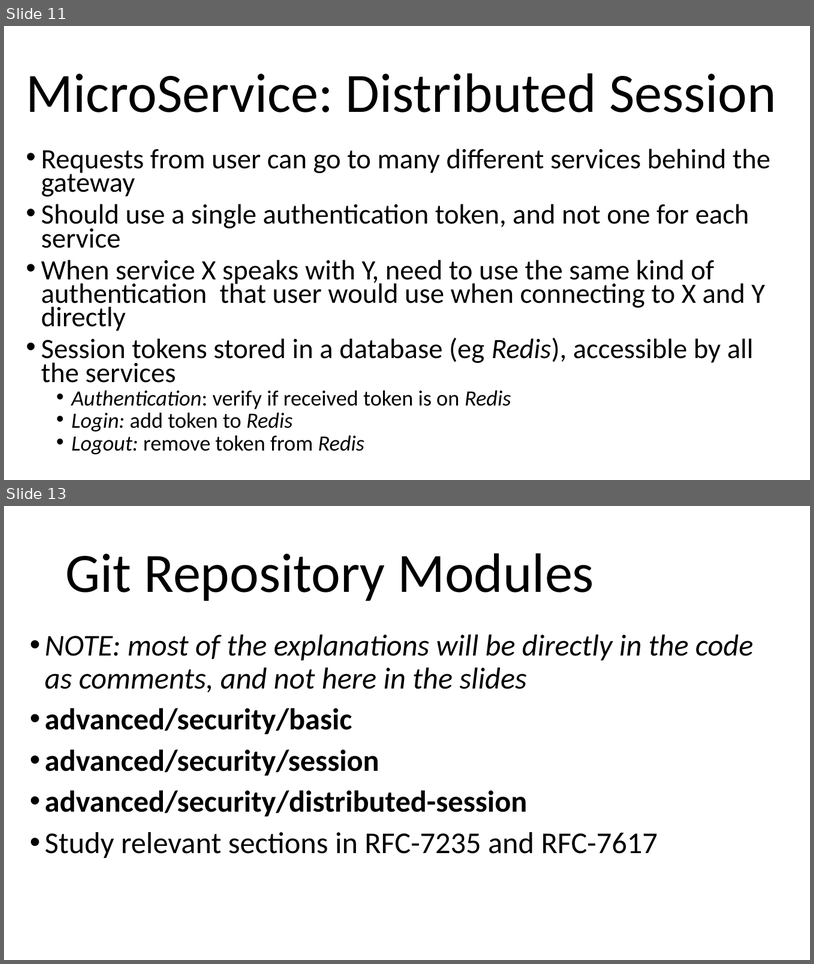
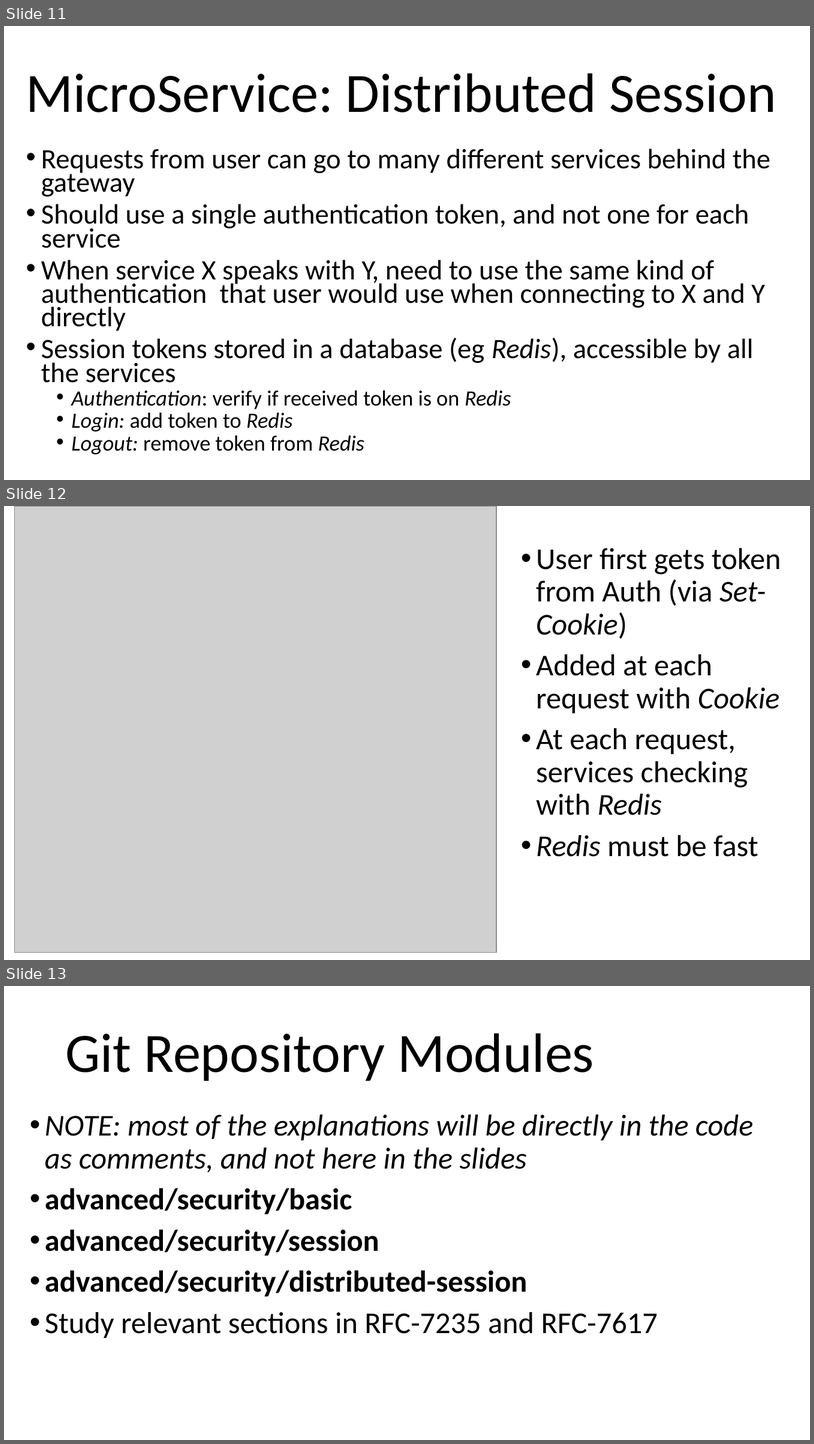
Before and after one commit to arcuri82/testing_security_development_enterprise_systems, a slide deck: doc/advanced/slides/lesson_11.pptx. Shown one above the other, each under a label of ours: slides 11 and 13 before the commit, slides 11, 12 and 13 after it; the slides between them are not shown. The pictures are 814x964 and 814x1444 pixels, drawn with LibreOffice and Linux fonts; fonts in the diff are those of the drawing; grey boxes stand for pictures. Boxes give left, top, right and bottom in pixels: in the first picture for what was removed or moved away, otherwise in the second. Text is boxed around its words. In the diff, an @@ line names an element or a change of style, - is before the commit and + after.

```diff
--- a/doc/advanced/slides/lesson_11.pptx
+++ b/doc/advanced/slides/lesson_11.pptx
@@ slide 12 added at (4, 506, 810, 960), background #FFFFFF @@
@@ picture added at (14, 506, 497, 952) @@
@@ text added at (536, 548, 782, 856), 36 pt, text #000000 @@
+• User first gets token from Auth (via Set-Cookie)
+• Added at each request with Cookie
+• At each request, services checking with Redis
+• Redis must be fast
```
Also in this commit, not shown: 1 slide changed, 1 slide removed, 10 other files.
